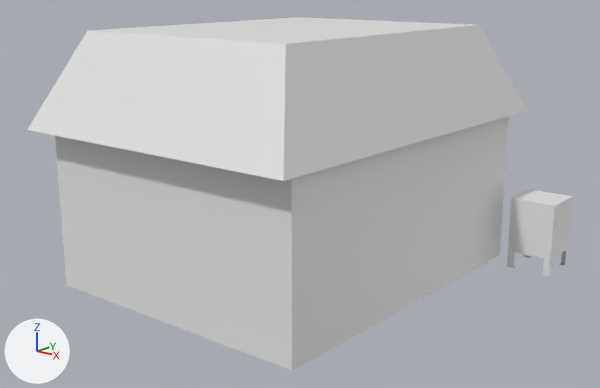
What one commit did to the Blender file assets/blender/poste.blend.
One viewpoint serves both versions: a 50 mm camera at (8.73, -9.05, 4.99) aimed at (0.37, 1.2, 1.49). The lights are fixed; the arrows at lower left show +X, +Y and +Z. The picture after the commit comes second.
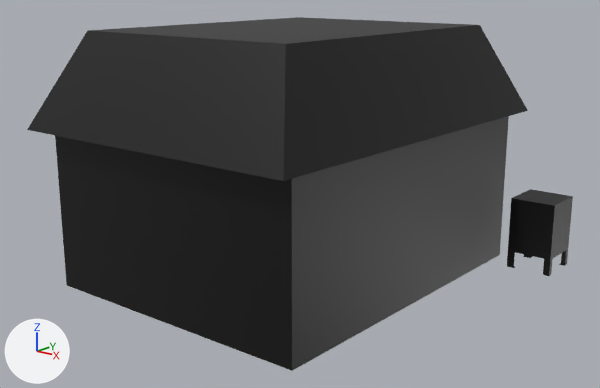
What changed in the scene script:
```text
Add img_poste:
    img_poste = load_image('poste', '_unpacked/poste', 1024, 1024, 'sRGB')
Change mat_material:
    remove mat_material.base_color = (0.8, 0.8, 0.8)  # white #e7e7e7
    add mat_material.texture = img_poste
```

What differs and where, as boxes (x1, y1, x2, y2) in the pictures (600 x 388 px):
'Cube', surface changed (white to black): (27, 17, 573, 371) in both
